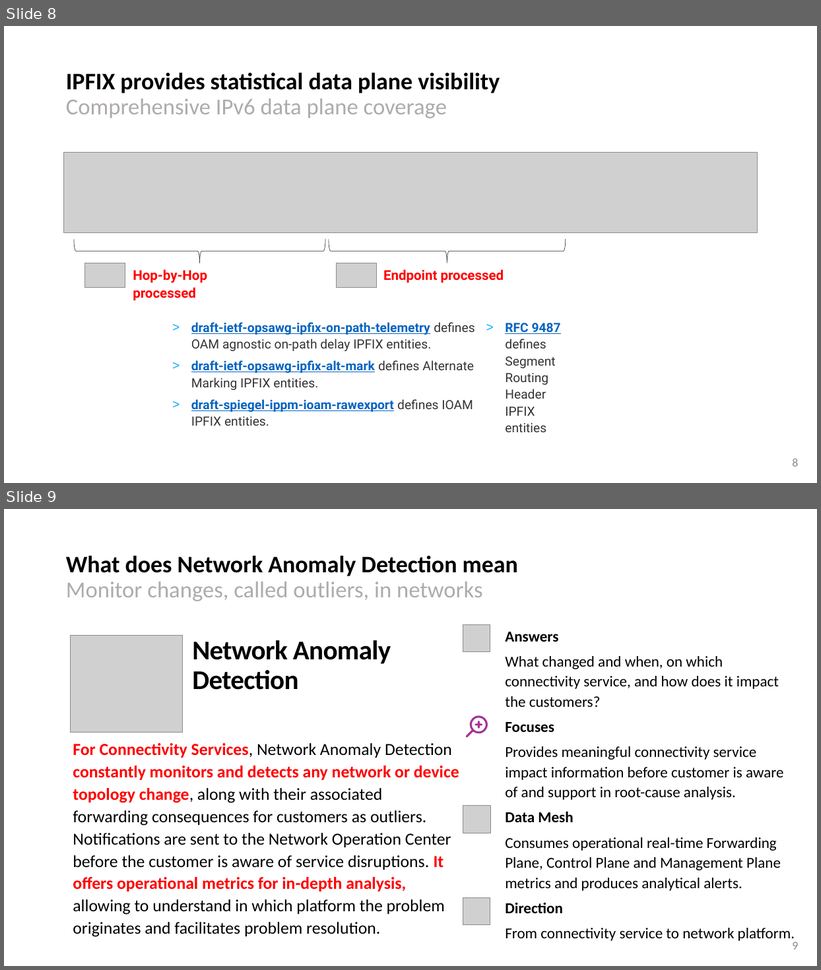
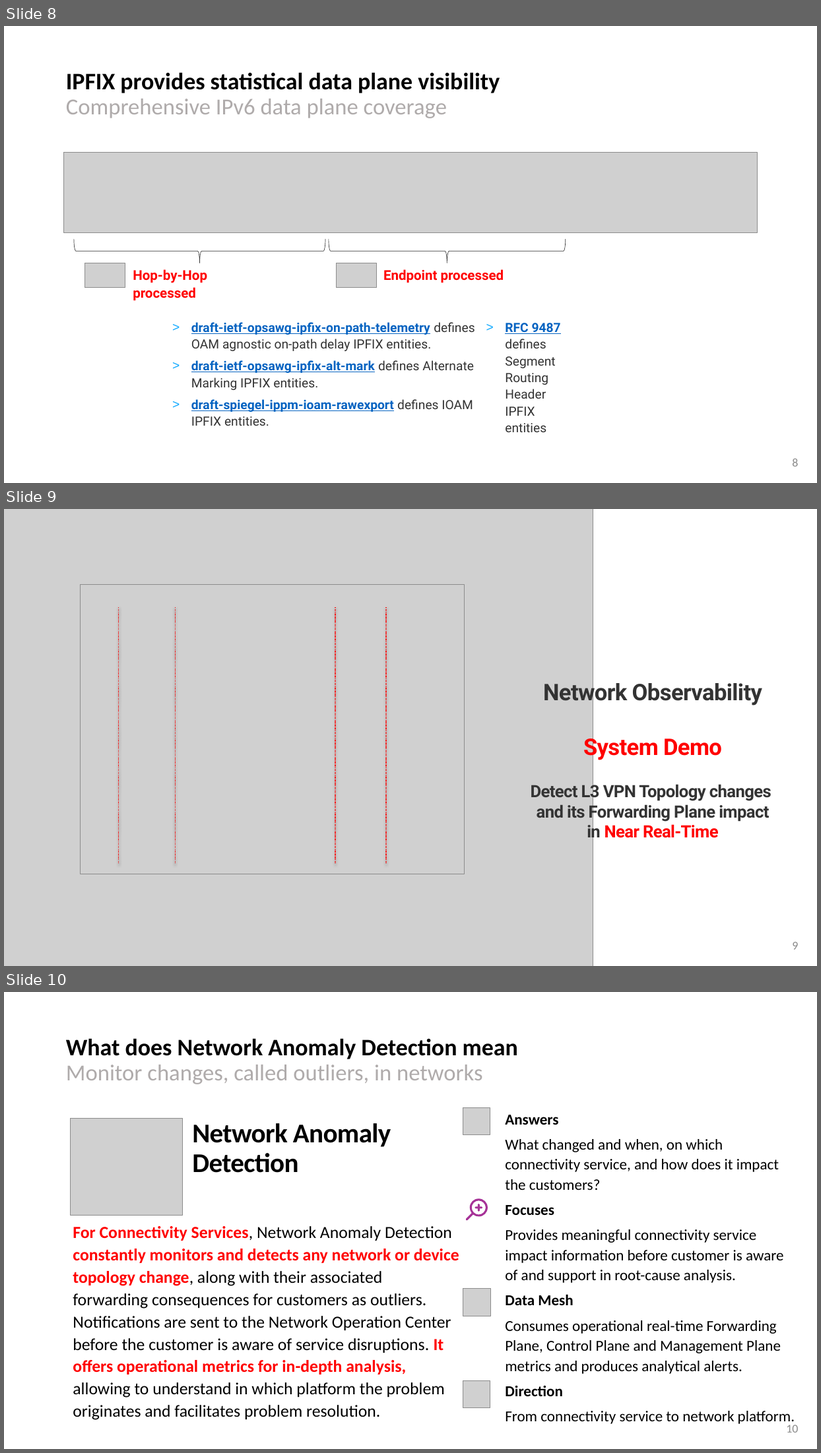
Before and after one commit to network-analytics/ietf-network-analytics-document-status, a slide deck: 120/Side-Meeting/draft-netana-nmop-network-anomaly-architecture-semantics-lifecycle.pptx. Shown one above the other, each under a label of ours: slides 8 and 9 before the commit, slides 8, 9 and 10 after it. The pictures are 821x970 and 821x1453 pixels, drawn with LibreOffice and Linux fonts; fonts in the diff are those of the drawing; grey boxes stand for pictures. Boxes give left, top, right and bottom in pixels: in the first picture for what was removed or moved away, otherwise in the second. Text is boxed around its words. In the diff, an @@ line names an element or a change of style, - is before the commit and + after.

Commit message:
added system demo slide

```diff
--- a/120/Side-Meeting/draft-netana-nmop-network-anomaly-architecture-semantics-lifecycle.pptx
+++ b/120/Side-Meeting/draft-netana-nmop-network-anomaly-architecture-semantics-lifecycle.pptx
@@ slide 9 added at [4, 509, 817, 966], background #FFFFFF @@
@@ picture added at [4, 509, 593, 966] @@
@@ picture added at [80, 585, 465, 875] @@
@@ line added from (119, 607) to (119, 865), #FF0000 1 pt dashed @@
@@ line added from (176, 607) to (176, 865), #FF0000 1 pt dashed @@
@@ line added from (335, 607) to (335, 865), #FF0000 1 pt dashed @@
@@ line added from (386, 607) to (386, 865), #FF0000 1 pt dashed @@
@@ text added at [531, 679, 772, 842], 20 pt, text #333333, bold @@
+Network Observability
+System Demo
+Detect L3 VPN Topology changes
+and its Forwarding Plane impact
+in Near Real-Time
@@ page number added at [792, 942, 798, 950], 14 pt, text #8C8C8C @@
+9
@@ what was slide 9 is now slide 10 @@
@@ page number at [786, 1425, 798, 1433]: text changed @@
-9
+10
```
Also in this commit, not shown: 1 other file.
